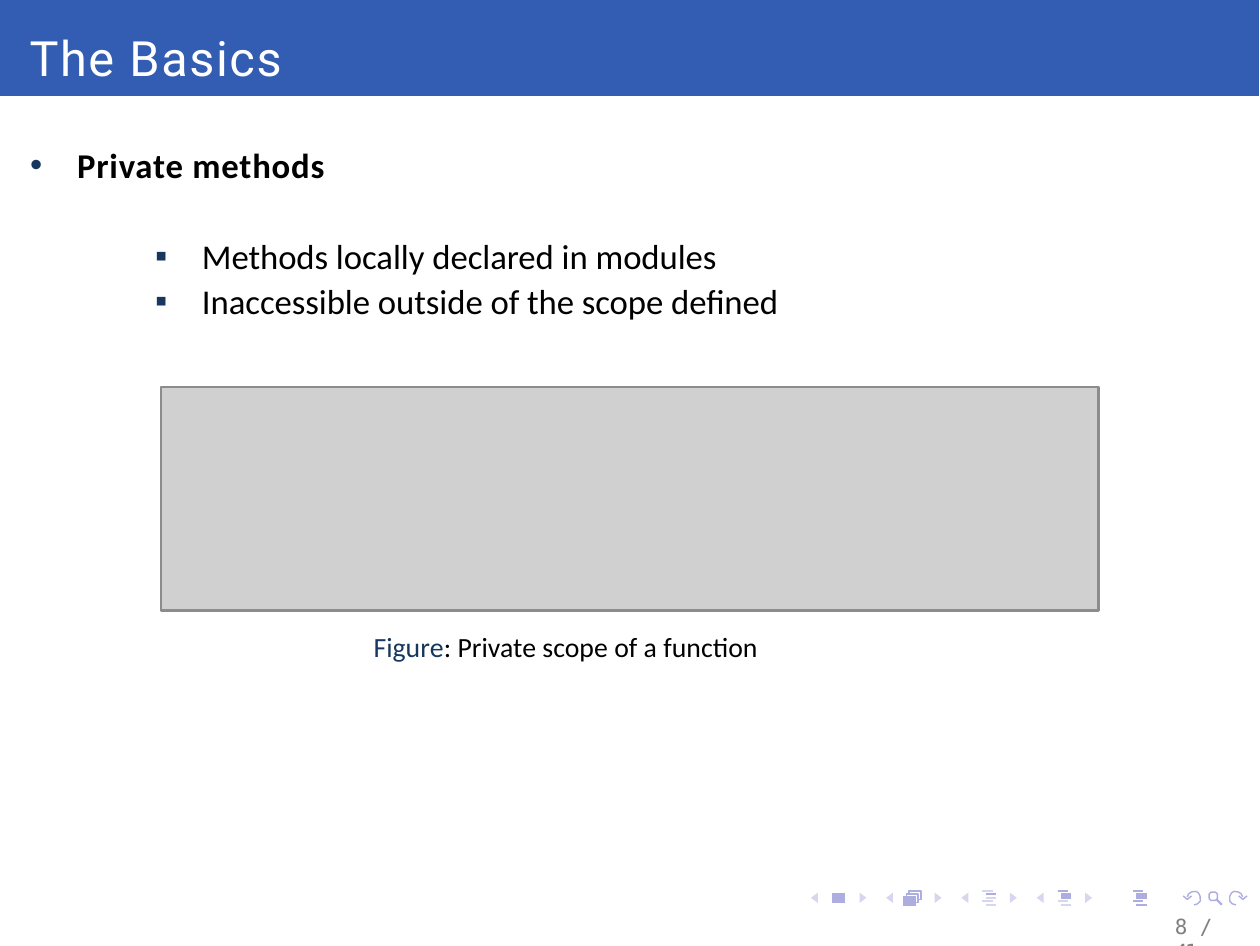
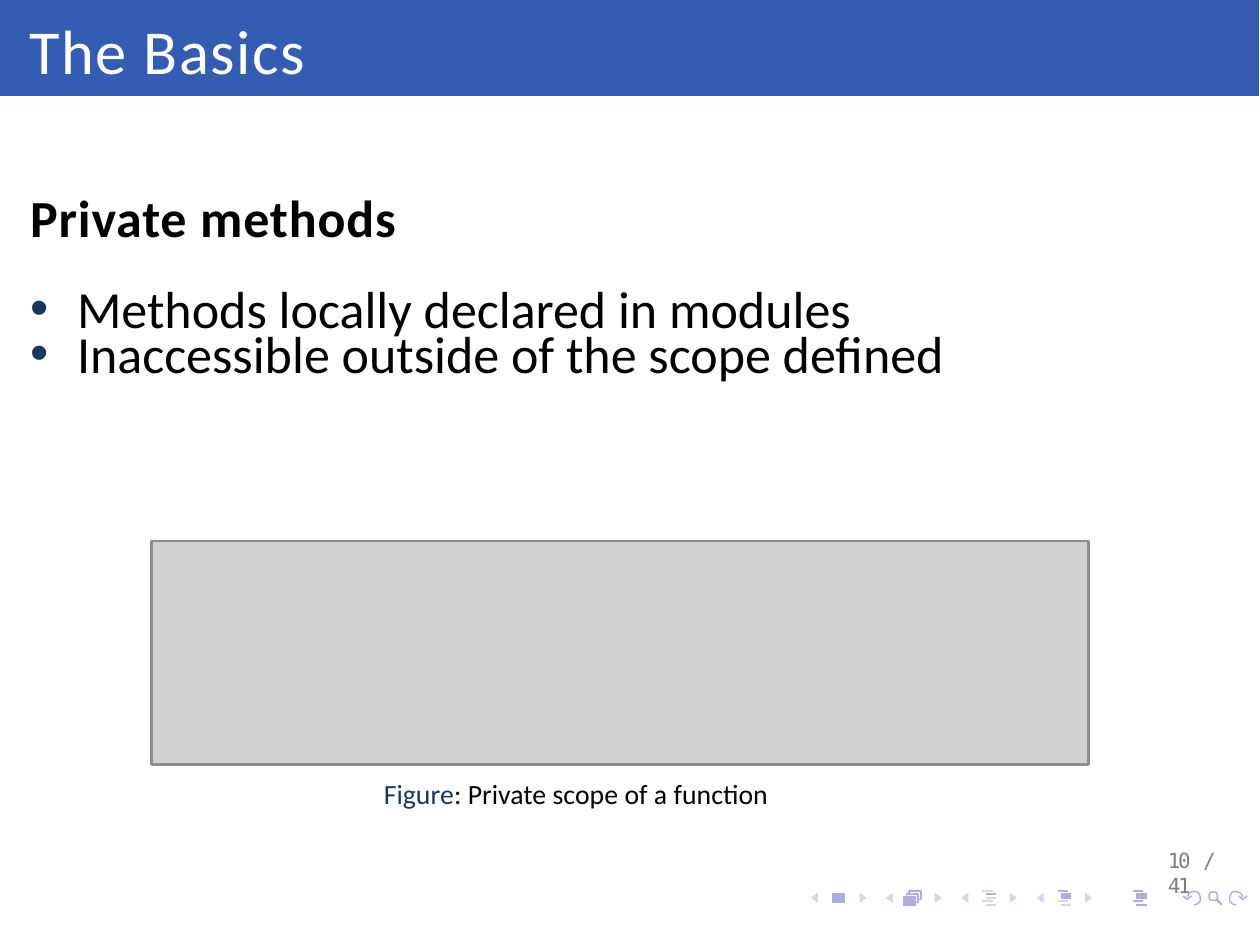
Before and after one commit to daFischer/Javascript-Seminar, a slide deck: slide 10 of Module Pattern - 2 version.pptx (slide 8 before the commit). Drawn at 1260x946 pixels with LibreOffice and Linux fonts; fonts in the diff are those of the drawing; grey boxes stand for pictures; background and template pictures are left out. Boxes give left, top, right and bottom in pixels: in the first picture for what was removed or moved away, otherwise in the second. Text is boxed around its words. In the diff, an @@ line names an element or a change of style, - is before the commit and + after.

Commit message:
Changed the font size and added pictures

```diff
--- a/Module Pattern - 2 version.pptx
+++ b/Module Pattern - 2 version.pptx
@@ title "The Basics": place and size @@
-title "The Basics" at <box>30,39,281,77</box>
+title "The Basics" at <box>29,30,305,75</box>
@@ title "The Basics" at <box>29,30,305,75</box>: size 14 to 18 pt, font Roboto to Calibri @@
@@ text "Private methods": place and size @@
-text "Private methods" at <box>77,153,778,320</box>
+text "Private methods" at <box>30,200,944,382</box>
@@ text "Private methods" at <box>30,200,944,382</box>: size 10 to 15 pt; bullet • to none; bullet ▪ to •; list level 2 to 1 in "Methods locally declared in modules"; list level 2 to 1 in "Inaccessible outside of the scope ..." @@
@@ picture: place and size @@
-picture at <box>160,388,1098,610</box>
+picture at <box>152,542,1090,765</box>
@@ text "Figure: Private scope of a ...": place and size @@
-text "Figure: Private scope of a ..." at <box>374,638,757,662</box>
+text "Figure: Private scope of a ..." at <box>384,785,768,809</box>
@@ page number at <box>1168,852,1191,898</box>: text changed @@
-8 / 41
+10 / 41
```
Also in this commit, not shown: 9 other slides changed, 3 slides added.
